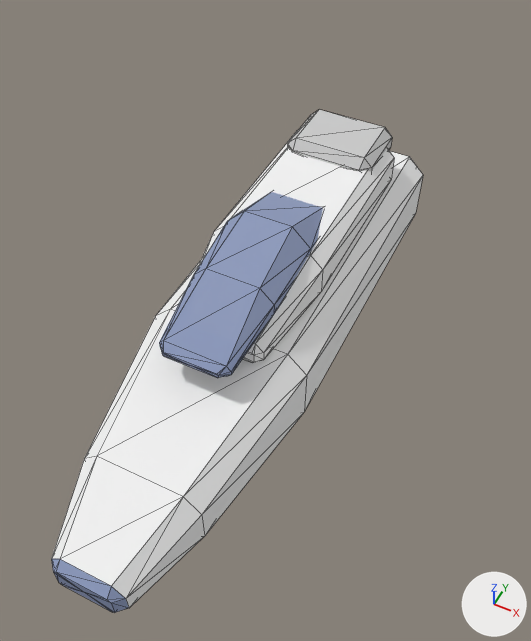
Renders of the OBJ model sdcard/apps/cosmozoom.app/models/hull_comet.obj from each side of a commit.
Before and after are seen from a 50 mm lens placed at (1.43, -2.97, 3.97), pointed at (0.08, -0.27, 0.6). The axes (+X, +Y, +Z) are drawn at lower right. The lights are the same throughout. The first picture is the older version. Mesh edges are drawn as thin lines. Where no turn or scale is listed for an object, it has been applied to the vertices.

In view in the first picture: 'hull_comet'.
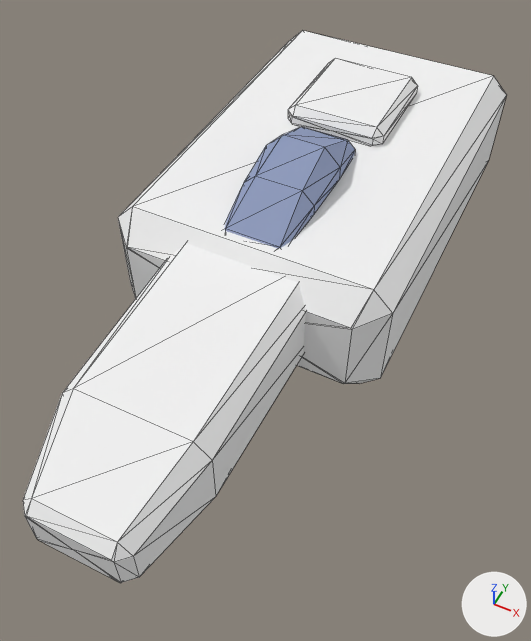
Scene script edits in JSON lines:
```json
{"block": "me_hull_comet", "where": "# used by ob_hull_comet; location = (0.0, 0.0, 0.0)"}
{"op": "remove", "block": "me_hull_comet", "code": "me_hull_comet.from_pydata(...)  # 176 vertices, 336 faces; spans x -0.5..0.5, y -2.1..1.53, z 0.2..1.24"}
{"op": "add", "block": "me_hull_comet", "code": "me_hull_comet.from_pydata(...)  # 160 vertices, 304 faces; spans x -0.86..0.86, y -2.06..2.08, z 0.45..1.48"}
{"block": "me_hull_comet", "change": "me_hull_comet part 1: the loose piece of 50 vertices spanning x -0.27..0.27, y -1.0..0.4, z 0.9..1.24 is scaled about its middle by (0.882, 0.763, 0.879), then moved by (0.0, 0.51, 0.26)"}
{"block": "me_hull_comet", "change": "me_hull_comet part 2: a new loose piece of 42 vertices spanning x -0.44..0.44, y -2.06..-0.21, z 0.62..1.19"}
{"block": "me_hull_comet", "change": "me_hull_comet part 3: a new loose piece of 34 vertices spanning x -0.86..0.86, y -0.51..2.08, z 0.45..1.25"}
{"block": "me_hull_comet", "change": "me_hull_comet part 4: a new loose piece of 34 vertices spanning x -0.33..0.33, y 0.82..1.58, z 1.2..1.36, in mat_paint1 (white #f4f4f4)"}
{"block": "me_hull_comet", "change": "me_hull_comet part 5: the loose piece of 34 vertices spanning x -0.3..0.3, y 0.75..1.25, z 0.96..1.16 is deleted"}
{"block": "me_hull_comet", "change": "me_hull_comet part 6"}
{"block": "me_hull_comet", "change": "92 vertices are removed from x -0.5..0.5, y -2.1..1.53, z 0.2..1.09"}
{"block": "me_hull_comet", "change": "176 faces are deleted"}
{"op": "remove", "block": "me_hull_comet", "code": "me_hull_comet.materials.append(mat_paint2)  # light grey #cbcbcb"}
```

Changed parts and their boxes (x1, y1, x2, y2) in the pictures (531 x 641 px; the box of a moved part takes in the faces that stretch with it):
```json
{"object": "hull_comet", "change": "reshaped", "before": [51, 110, 423, 612], "after": [23, 30, 506, 583], "on screen": "30% wider, 10% taller"}
{"part": 1, "of": "me_hull_comet", "change": "moved or reshaped", "before": [159, 192, 323, 378], "after": [225, 127, 355, 248]}
{"part": 2, "of": "me_hull_comet", "change": "added", "after": [23, 244, 306, 583]}
{"part": 3, "of": "me_hull_comet", "change": "added", "after": [118, 30, 506, 384]}
{"part": 4, "of": "me_hull_comet", "change": "added", "after": [288, 59, 418, 146]}
{"part": 5, "of": "me_hull_comet", "change": "deleted", "before": [287, 110, 392, 172]}
{"part": 6, "of": "me_hull_comet", "change": "deleted", "before": [51, 130, 423, 612]}
```
